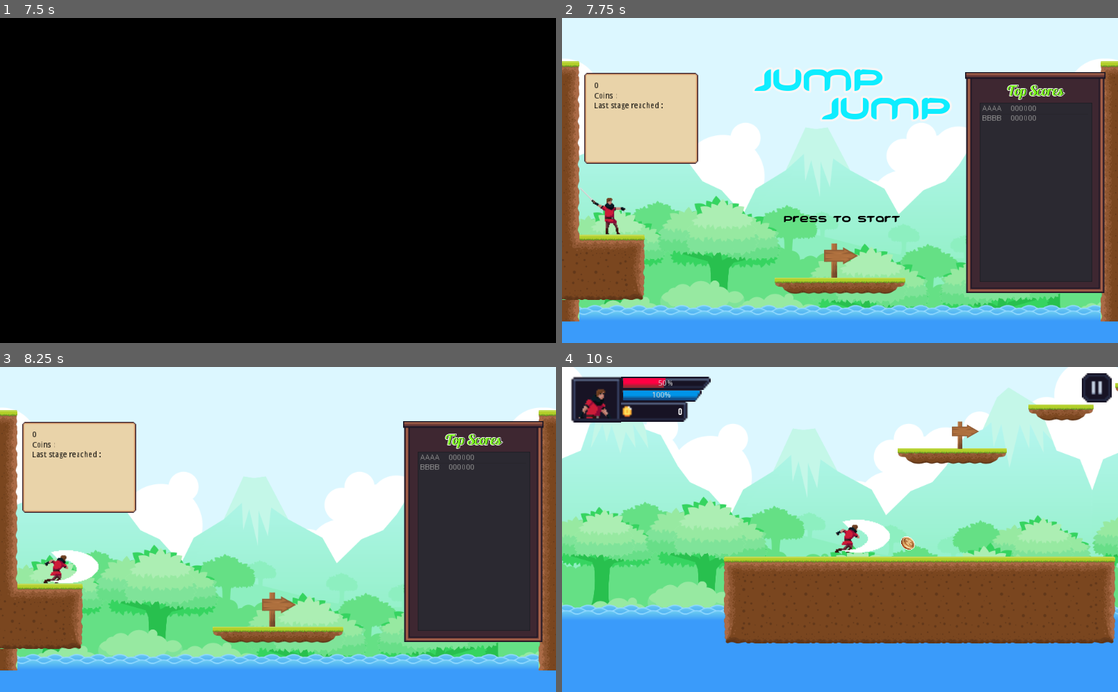
Above: before the commit, frames 1-4 (two rows, left to right).
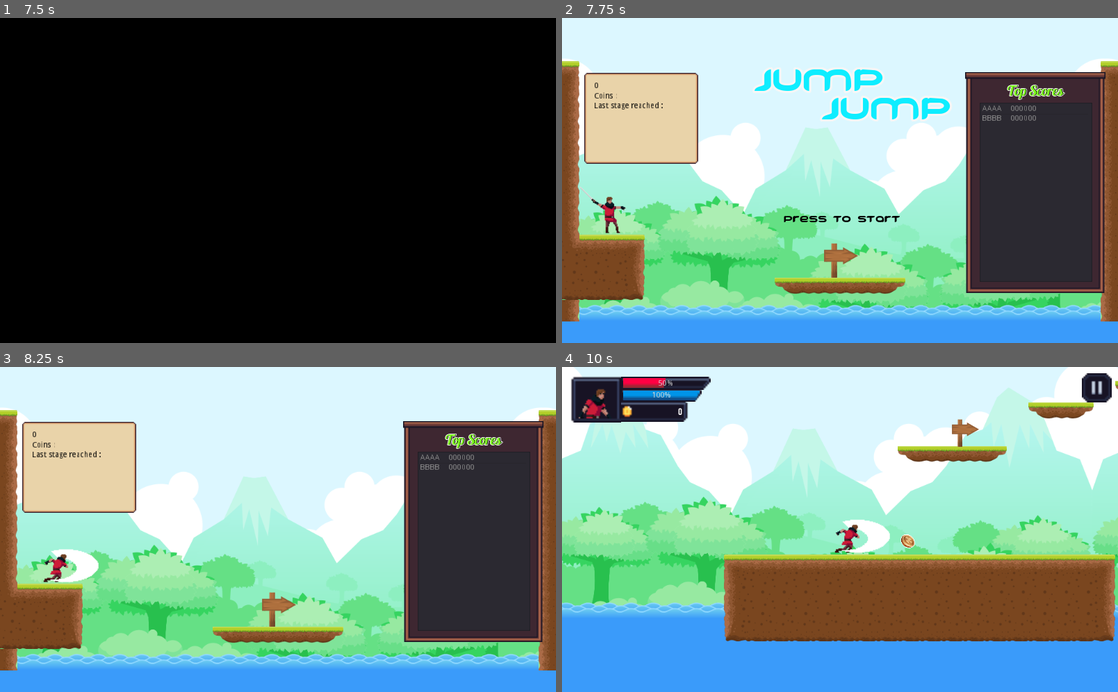
Above: after the commit, the same moments.

Repository: cyrus1127/gameDemo_jumpjump
Game: Godot game, scene res://scenes/main.tscn
Two runs of this game, one before a commit and one after it. Both use one fixed random seed, a clock stepped at 60 frames per second and the inputs below.
Inputs (mouse positions are in pixels of both pictures, inside the frame that each line leads up to):
- Up to frame 1 (7.5 s): tap Enter at 0.5, 5.75 s; move the mouse to (400, 164) at 0.52 s; hold Right (ui_right) 0.53-2.03 s; click (400, 164) at 0.67 s; tap Space (ui_select) at 0.77, 1.52, 3.02, 3.77, 4.52, 5, 6.02, 6.5, 6.77 s; move the mouse to (166, 196) at 1.27 s; move the mouse to (333, 109) at 2.02 s; hold Left (ui_left) 2.03-2.78 s; move the mouse to (250, 245) at 2.77 s; hold Right (ui_right) 2.78-4.28 s; click (250, 245) at 2.92 s; move the mouse to (444, 229) at 3.52 s; move the mouse to (111, 131) at 4.27 s; hold Left (ui_left) 4.28-5.03 s; move the mouse to (305, 180) at 5.02 s; hold Right (ui_right) 5.03-5.78 s; click (305, 180) at 5.17 s; move the mouse to (194, 99) at 5.77 s; hold Left (ui_left) 5.78-7.28 s; move the mouse to (400, 164) at 6.52 s; move the mouse to (166, 196) at 7.27 s; hold Right (ui_right) from 7.28 s (still down); click (166, 196) at 7.42 s
- Up to frame 2 (7.75 s): keep holding Right (ui_right); tap Space (ui_select) at 7.52 s
- Up to frame 3 (8.25 s): release Right (ui_right) at 8 s; click "< Press to start >" at 8 s
- Up to frame 4 (10 s): tap Enter at 8.75 s; move the mouse to (895, 458) at 8.77 s; hold Right (ui_right) from 8.78 s (still down); tap Space (ui_select) at 9.5, 9.77 s; move the mouse to (812, 594) at 9.52 s

Frame 1 is identical in both runs. In frame 2, 0.2% of the frame differs, in the area x 3-12%, y 51-67%; in frame 3, 0.3%; in frame 4, 4.0%, in the area x 0-100%, y 4-86%.

Commit message:
Update play margin for Rigitbody

Diff:
--- a/scenes/Level/level4.tscn
+++ b/scenes/Level/level4.tscn
@@ -28,7 +28,6 @@
 position = Vector2( 188.52, 371.902 )
 z_index = 1
 z_as_relative = false
-collision/safe_margin = 2.0
 speed = 250
 jump_speed = -500
 gravity = 1300
--- a/scenes/Level/level5.tscn
+++ b/scenes/Level/level5.tscn
@@ -28,7 +28,6 @@
 position = Vector2( 188.52, 371.902 )
 z_index = 1
 z_as_relative = false
-collision/safe_margin = 2.0
 speed = 250
 jump_speed = -500
 gravity = 1300
--- a/scenes/Level/level6.tscn
+++ b/scenes/Level/level6.tscn
@@ -28,7 +28,6 @@
 position = Vector2( 188.52, 371.902 )
 z_index = 1
 z_as_relative = false
-collision/safe_margin = 2.0
 speed = 250
 jump_speed = -500
 gravity = 1300
--- a/scenes/player.tscn
+++ b/scenes/player.tscn
@@ -12,234 +12,234 @@
 
 [sub_resource type="AtlasTexture" id=1]
 flags = 4
+atlas = ExtResource( 1 )
+region = Rect2( 0, 0, 150, 150 )
+
+[sub_resource type="AtlasTexture" id=2]
+flags = 4
+atlas = ExtResource( 1 )
+region = Rect2( 150, 0, 150, 150 )
+
+[sub_resource type="AtlasTexture" id=3]
+flags = 4
+atlas = ExtResource( 1 )
+region = Rect2( 300, 0, 150, 150 )
+
+[sub_resource type="AtlasTexture" id=4]
+flags = 4
+atlas = ExtResource( 1 )
+region = Rect2( 450, 0, 150, 150 )
+
+[sub_resource type="AtlasTexture" id=5]
+flags = 4
+atlas = ExtResource( 1 )
+region = Rect2( 600, 0, 150, 150 )
+
+[sub_resource type="AtlasTexture" id=6]
+flags = 4
+atlas = ExtResource( 1 )
+region = Rect2( 750, 0, 150, 150 )
+
+[sub_resource type="AtlasTexture" id=7]
+flags = 4
+atlas = ExtResource( 1 )
+region = Rect2( 900, 0, 150, 150 )
+
+[sub_resource type="AtlasTexture" id=8]
+flags = 4
+atlas = ExtResource( 1 )
+region = Rect2( 1050, 0, 150, 150 )
+
+[sub_resource type="AtlasTexture" id=9]
+flags = 4
 atlas = ExtResource( 4 )
 region = Rect2( 0, 0, 150, 150 )
 
-[sub_resource type="AtlasTexture" id=2]
+[sub_resource type="AtlasTexture" id=10]
 flags = 4
 atlas = ExtResource( 4 )
 region = Rect2( 150, 0, 150, 150 )
 
-[sub_resource type="AtlasTexture" id=3]
-flags = 4
-atlas = ExtResource( 3 )
-region = Rect2( 0, 0, 150, 150 )
-
-[sub_resource type="AtlasTexture" id=4]
-flags = 4
-atlas = ExtResource( 3 )
-region = Rect2( 150, 0, 150, 150 )
-
-[sub_resource type="AtlasTexture" id=5]
-flags = 4
-atlas = ExtResource( 3 )
-region = Rect2( 300, 0, 150, 150 )
-
-[sub_resource type="AtlasTexture" id=6]
-flags = 4
-atlas = ExtResource( 3 )
-region = Rect2( 450, 0, 150, 150 )
-
-[sub_resource type="AtlasTexture" id=7]
+[sub_resource type="AtlasTexture" id=11]
+flags = 4
+atlas = ExtResource( 3 )
+region = Rect2( 0, 0, 150, 150 )
+
+[sub_resource type="AtlasTexture" id=12]
+flags = 4
+atlas = ExtResource( 3 )
+region = Rect2( 150, 0, 150, 150 )
+
+[sub_resource type="AtlasTexture" id=13]
+flags = 4
+atlas = ExtResource( 3 )
+region = Rect2( 300, 0, 150, 150 )
+
+[sub_resource type="AtlasTexture" id=14]
+flags = 4
+atlas = ExtResource( 3 )
+region = Rect2( 450, 0, 150, 150 )
+
+[sub_resource type="AtlasTexture" id=15]
 flags = 4
 atlas = ExtResource( 3 )
 region = Rect2( 600, 0, 150, 150 )
 
-[sub_resource type="AtlasTexture" id=8]
+[sub_resource type="AtlasTexture" id=16]
 flags = 4
 atlas = ExtResource( 3 )
 region = Rect2( 750, 0, 150, 150 )
 
-[sub_resource type="AtlasTexture" id=9]
+[sub_resource type="AtlasTexture" id=17]
 flags = 4
 atlas = ExtResource( 3 )
 region = Rect2( 900, 0, 150, 150 )
 
-[sub_resource type="AtlasTexture" id=10]
+[sub_resource type="AtlasTexture" id=18]
 flags = 4
 atlas = ExtResource( 3 )
 region = Rect2( 1050, 0, 150, 150 )
 
-[sub_resource type="AtlasTexture" id=11]
-flags = 4
-atlas = ExtResource( 5 )
-region = Rect2( 0, 0, 150, 150 )
-
-[sub_resource type="AtlasTexture" id=12]
-flags = 4
-atlas = ExtResource( 5 )
-region = Rect2( 150, 0, 150, 150 )
-
-[sub_resource type="AtlasTexture" id=13]
-flags = 4
-atlas = ExtResource( 5 )
-region = Rect2( 300, 0, 150, 150 )
-
-[sub_resource type="AtlasTexture" id=14]
-flags = 4
-atlas = ExtResource( 5 )
-region = Rect2( 450, 0, 150, 150 )
-
-[sub_resource type="AtlasTexture" id=15]
-flags = 4
-atlas = ExtResource( 9 )
-region = Rect2( 0, 0, 150, 150 )
-
-[sub_resource type="AtlasTexture" id=16]
-flags = 4
-atlas = ExtResource( 9 )
-region = Rect2( 150, 0, 150, 150 )
-
-[sub_resource type="AtlasTexture" id=17]
-flags = 4
-atlas = ExtResource( 9 )
-region = Rect2( 300, 0, 150, 150 )
-
-[sub_resource type="AtlasTexture" id=18]
-flags = 4
-atlas = ExtResource( 9 )
-region = Rect2( 450, 0, 150, 150 )
-
 [sub_resource type="AtlasTexture" id=19]
 flags = 4
-atlas = ExtResource( 8 )
+atlas = ExtResource( 5 )
 region = Rect2( 0, 0, 150, 150 )
 
 [sub_resource type="AtlasTexture" id=20]
 flags = 4
-atlas = ExtResource( 8 )
+atlas = ExtResource( 5 )
 region = Rect2( 150, 0, 150, 150 )
 
 [sub_resource type="AtlasTexture" id=21]
 flags = 4
-atlas = ExtResource( 8 )
+atlas = ExtResource( 5 )
 region = Rect2( 300, 0, 150, 150 )
 
 [sub_resource type="AtlasTexture" id=22]
 flags = 4
-atlas = ExtResource( 8 )
+atlas = ExtResource( 5 )
 region = Rect2( 450, 0, 150, 150 )
 
 [sub_resource type="AtlasTexture" id=23]
 flags = 4
-atlas = ExtResource( 6 )
+atlas = ExtResource( 9 )
 region = Rect2( 0, 0, 150, 150 )
 
 [sub_resource type="AtlasTexture" id=24]
 flags = 4
-atlas = ExtResource( 6 )
+atlas = ExtResource( 9 )
 region = Rect2( 150, 0, 150, 150 )
 
 [sub_resource type="AtlasTexture" id=25]
 flags = 4
-atlas = ExtResource( 6 )
+atlas = ExtResource( 9 )
 region = Rect2( 300, 0, 150, 150 )
 
 [sub_resource type="AtlasTexture" id=26]
 flags = 4
-atlas = ExtResource( 6 )
+atlas = ExtResource( 9 )
 region = Rect2( 450, 0, 150, 150 )
 
 [sub_resource type="AtlasTexture" id=27]
 flags = 4
-atlas = ExtResource( 7 )
+atlas = ExtResource( 8 )
 region = Rect2( 0, 0, 150, 150 )
 
 [sub_resource type="AtlasTexture" id=28]
 flags = 4
-atlas = ExtResource( 7 )
+atlas = ExtResource( 8 )
 region = Rect2( 150, 0, 150, 150 )
 
 [sub_resource type="AtlasTexture" id=29]
 flags = 4
-atlas = ExtResource( 7 )
+atlas = ExtResource( 8 )
 region = Rect2( 300, 0, 150, 150 )
 
 [sub_resource type="AtlasTexture" id=30]
 flags = 4
-atlas = ExtResource( 7 )
+atlas = ExtResource( 8 )
 region = Rect2( 450, 0, 150, 150 )
 
 [sub_resource type="AtlasTexture" id=31]
 flags = 4
-atlas = ExtResource( 1 )
+atlas = ExtResource( 6 )
 region = Rect2( 0, 0, 150, 150 )
 
 [sub_resource type="AtlasTexture" id=32]
 flags = 4
-atlas = ExtResource( 1 )
+atlas = ExtResource( 6 )
 region = Rect2( 150, 0, 150, 150 )
 
 [sub_resource type="AtlasTexture" id=33]
 flags = 4
-atlas = ExtResource( 1 )
+atlas = ExtResource( 6 )
 region = Rect2( 300, 0, 150, 150 )
 
 [sub_resource type="AtlasTexture" id=34]
 flags = 4
-atlas = ExtResource( 1 )
+atlas = ExtResource( 6 )
 region = Rect2( 450, 0, 150, 150 )
 
 [sub_resource type="AtlasTexture" id=35]
 flags = 4
-atlas = ExtResource( 1 )
-region = Rect2( 600, 0, 150, 150 )
+atlas = ExtResource( 7 )
+region = Rect2( 0, 0, 150, 150 )
 
 [sub_resource type="AtlasTexture" id=36]
 flags = 4
-atlas = ExtResource( 1 )
-region = Rect2( 750, 0, 150, 150 )
+atlas = ExtResource( 7 )
+region = Rect2( 150, 0, 150, 150 )
 
 [sub_resource type="AtlasTexture" id=37]
 flags = 4
-atlas = ExtResource( 1 )
-region = Rect2( 900, 0, 150, 150 )
+atlas = ExtResource( 7 )
+region = Rect2( 300, 0, 150, 150 )
 
 [sub_resource type="AtlasTexture" id=38]
 flags = 4
-atlas = ExtResource( 1 )
-region = Rect2( 1050, 0, 150, 150 )
+atlas = ExtResource( 7 )
+region = Rect2( 450, 0, 150, 150 )
 
 [sub_resource type="SpriteFrames" id=39]
 animations = [ {
-"frames": [ SubResource( 1 ), SubResource( 2 ) ],
+"frames": [ SubResource( 1 ), SubResource( 2 ), SubResource( 3 ), SubResource( 4 ), SubResource( 5 ), SubResource( 6 ), SubResource( 7 ), SubResource( 8 ) ],
+"loop": true,
+"name": "idle",
+"speed": 5.0
+}, {
+"frames": [ SubResource( 9 ), SubResource( 10 ) ],
 "loop": false,
 "name": "jump",
 "speed": 5.0
 }, {
-"frames": [ SubResource( 3 ), SubResource( 4 ), SubResource( 5 ), SubResource( 6 ), SubResource( 7 ), SubResource( 8 ), SubResource( 9 ), SubResource( 10 ) ],
+"frames": [ SubResource( 11 ), SubResource( 12 ), SubResource( 13 ), SubResource( 14 ), SubResource( 15 ), SubResource( 16 ), SubResource( 17 ), SubResource( 18 ) ],
 "loop": true,
 "name": "run",
 "speed": 5.0
 }, {
-"frames": [ SubResource( 11 ), SubResource( 12 ), SubResource( 13 ), SubResource( 14 ) ],
+"frames": [ SubResource( 19 ), SubResource( 20 ), SubResource( 21 ), SubResource( 22 ) ],
 "loop": false,
 "name": "attack_wp4",
 "speed": 5.0
 }, {
-"frames": [ SubResource( 15 ), SubResource( 16 ), SubResource( 17 ), SubResource( 18 ) ],
+"frames": [ SubResource( 23 ), SubResource( 24 ), SubResource( 25 ), SubResource( 26 ) ],
 "loop": false,
 "name": "take_hit",
 "speed": 5.0
 }, {
-"frames": [ SubResource( 19 ), SubResource( 20 ), SubResource( 21 ), SubResource( 22 ) ],
+"frames": [ SubResource( 27 ), SubResource( 28 ), SubResource( 29 ), SubResource( 30 ) ],
 "loop": false,
 "name": "attack_wp3",
 "speed": 5.0
 }, {
-"frames": [ SubResource( 23 ), SubResource( 24 ), SubResource( 25 ), SubResource( 26 ) ],
+"frames": [ SubResource( 31 ), SubResource( 32 ), SubResource( 33 ), SubResource( 34 ) ],
 "loop": false,
 "name": "attack_wp2",
 "speed": 5.0
 }, {
-"frames": [ SubResource( 27 ), SubResource( 28 ), SubResource( 29 ), SubResource( 30 ) ],
+"frames": [ SubResource( 35 ), SubResource( 36 ), SubResource( 37 ), SubResource( 38 ) ],
 "loop": false,
 "name": "attack_wp1",
-"speed": 5.0
-}, {
-"frames": [ SubResource( 31 ), SubResource( 32 ), SubResource( 33 ), SubResource( 34 ), SubResource( 35 ), SubResource( 36 ), SubResource( 37 ), SubResource( 38 ) ],
-"loop": true,
-"name": "idle",
 "speed": 5.0
 } ]
 
@@ -251,7 +251,7 @@
 extents = Vector2( 22.4764, 20.7365 )
 
 [node name="KinematicBody2D" type="KinematicBody2D"]
-collision/safe_margin = 1.0
+collision/safe_margin = 3.5
 script = ExtResource( 2 )
 speed = 125
 jump_speed = -125
@@ -262,7 +262,7 @@
 scale = Vector2( 1.55, 1.55 )
 frames = SubResource( 39 )
 animation = "idle"
-frame = 4
+frame = 7
 playing = true
 
 [node name="CollisionShape2D" type="CollisionShape2D" parent="."]
